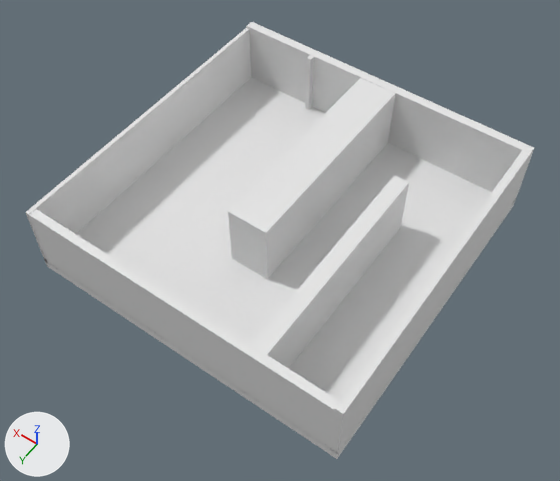
The COLLADA model gazebo_models/baseline_model_one_pump/meshes/model.dae: old version first, new version second.
One viewpoint serves both versions: a 50 mm camera at (-10.68, 15.46, 23.25) aimed at (-0.33, 0.97, 0.48). Arrows for +X, +Y and +Z are at lower left; the lights stay in place. Materials are left out; every surface is plain grey. Where no turn or scale is listed for an object, it has been applied to the vertices.
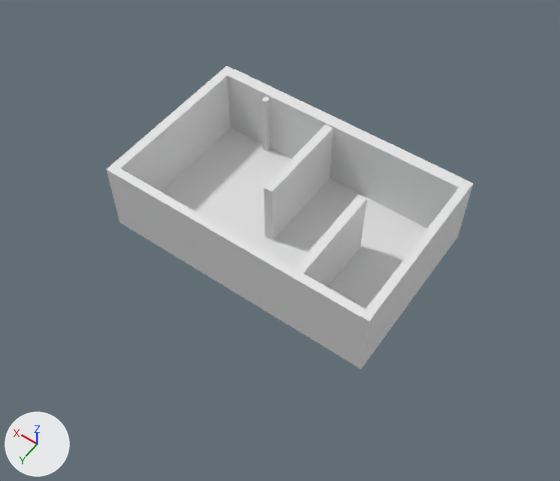
Where the newer file only moved an object's origin or applied its transform, the numbers keep the older frame.

Boxes (x1, y1, x2, y2) around the edits, measured in the pictures (560 x 481 px):
'Cube', rescaled (28% narrower, 36% shorter): before (44, 78, 516, 455); after (119, 128, 459, 369)
'Cube.004', mesh rescaled (23% narrower, 35% shorter): before (29, 209, 339, 453); after (227, 69, 465, 228)
'Cube.002', mesh rescaled (15% wider, 18% shorter): before (26, 28, 251, 268); after (106, 164, 365, 361)
'Cube.001', mesh rescaled (58% narrower): before (246, 22, 534, 210); after (353, 180, 473, 366)
'Cube.003', mesh rescaled: before (329, 150, 530, 459); after (113, 66, 234, 191)
'Cube.006', mesh rescaled (59% narrower, 43% shorter): before (228, 78, 396, 279); after (264, 125, 333, 240)
'Cube.005', mesh rescaled: before (251, 175, 409, 369); after (295, 195, 367, 287)
'Cube.007', moved: before (305, 55, 314, 109); after (262, 96, 270, 151)

What changed in the scene script:
```text
Change me_cube_006:
    where me_cube_006.from_pydata(...)  # 8 vertices, 12 faces; spans x -0.81..0.81, y -4.3..4.3, z -1.62..1.62
    used by ob_cube_006; location = (-0.01, -1.83, 1.18)
    me_cube_006 part 1: the whole mesh is scaled about its middle by (0.221, 0.457, 0.851), then moved by (0.26, 0.76, 0.3)
Change me_cube_005:
    where me_cube_005.from_pydata(...)  # 8 vertices, 12 faces; spans x -0.31..0.31, y -4.32..4.32, z -1.55..1.55
    used by ob_cube_005; location = (-3.25, 1.86, 1.13)
    me_cube_005 part 2: the whole mesh is scaled about its middle by (0.584, 0.455, 0.893), then moved by (0.62, -0.66, 0.35)
Change me_cube_004:
    where me_cube_004.from_pydata(...)  # 8 vertices, 12 faces; spans x -6.35..6.35, y -0.16..0.16, z -1.57..1.57
    used by ob_cube_004; location = (0.15, 6.34, 1.14)
    me_cube_004 part 3: the whole mesh is scaled about its middle by (0.81, 1.47, 0.906), then moved by (-0.19, -9.6, 0.38)
Change me_cube_003:
    where me_cube_003.from_pydata(...)  # 8 vertices, 12 faces; spans x -0.15..0.15, y -6.31..6.31, z -1.63..1.63
    used by ob_cube_003; location = (-6.35, 0.19, 1.19)
    me_cube_003 part 4: the whole mesh is scaled about its middle by (1.26, 0.528, 0.862), then moved by (11.65, -0.35, 0.32)
Change me_cube_002:
    where me_cube_002.from_pydata(...)  # 8 vertices, 12 faces; spans x -0.08..0.08, y -6.41..6.41, z -1.58..1.58
    used by ob_cube_002; location = (6.42, 0.09, 1.15)
    me_cube_002 part 5: the whole mesh is scaled about its middle by (65.2, 0.026, 0.887), then moved by (-6.26, 3.24, 0.35)
Change me_cube_001:
    where me_cube_001.from_pydata(...)  # 8 vertices, 12 faces; spans x -6.5..6.5, y -0.19..0.19, z -1.63..1.63
    used by ob_cube_001; location = (0.0, -6.31, 1.19)
    me_cube_001 part 6: the whole mesh is scaled about its middle by (0.025, 18.9, 0.865), then moved by (-5.34, 6.31, 0.32)
Change ob_cube_007:
    ob_cube_007.location: (3.12, -6.01, 1.31) -> (3.12, -2.9, 1.31)
Change ob_cube:
    ob_cube.scale: (6.5, 6.5, 0.1) -> (5.5, 3.5, 0.1)
```
